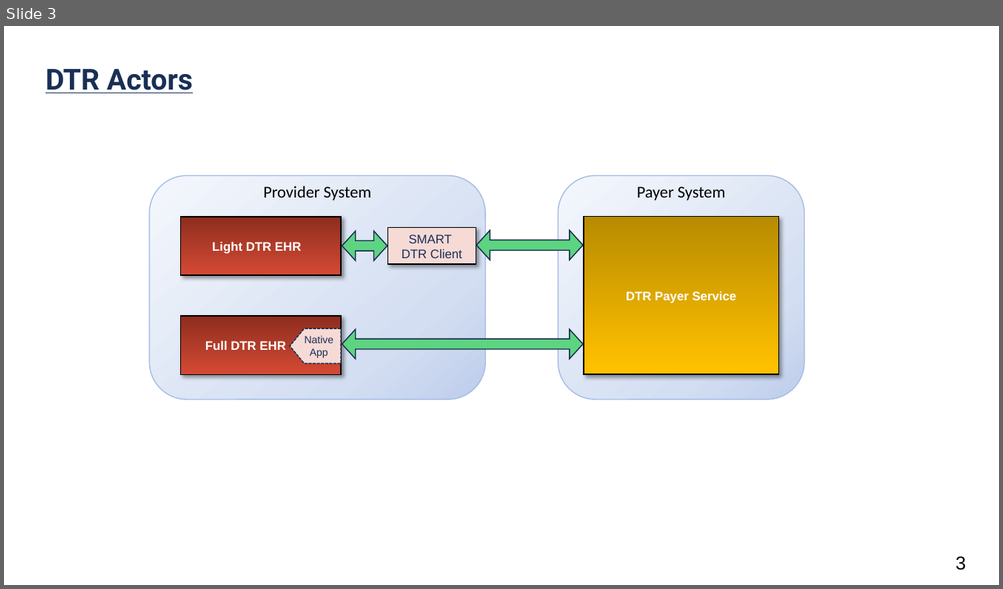
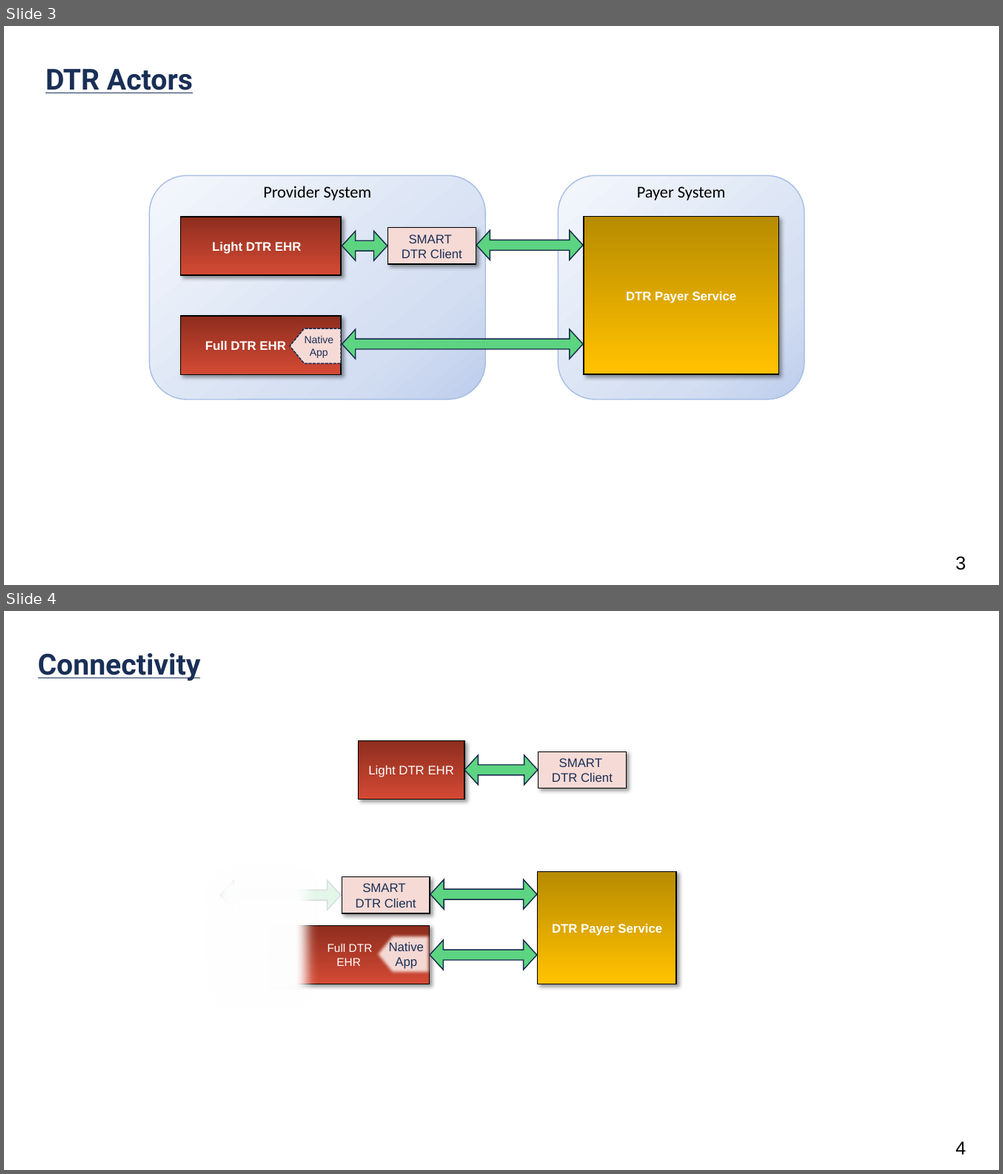
Before and after one commit to HL7/davinci-dtr, a slide deck: input/images-source/CRD_DTR_Flow.pptx. Shown one above the other, each under a label of ours: slide 3 before the commit, slides 3 and 4 after it. The pictures are 1003x589 and 1003x1174 pixels, drawn with LibreOffice and Linux fonts; fonts in the diff are those of the drawing. Boxes give left, top, right and bottom in pixels: in the first picture for what was removed or moved away, otherwise in the second. Text is boxed around its words. In the diff, an @@ line names an element or a change of style, - is before the commit and + after.

```diff
--- a/input/images-source/CRD_DTR_Flow.pptx
+++ b/input/images-source/CRD_DTR_Flow.pptx
@@ slide 4 added at [4, 611, 999, 1170], background #FFFFFF @@
@@ text added at [38, 653, 201, 681], 28 pt, text #192F56, bold, underline @@
+Connectivity
@@ rectangle added at [358, 741, 465, 800], fill gradient #8E2D1E to #D44A34, outline #000000 1 pt, 12 pt, text #FFFFFF @@
+Light DTR EHR
@@ left right arrow added at [464, 755, 538, 785], fill #5DD481, outline #16294B 1 pt @@
@@ rectangle added at [538, 752, 626, 789], fill #F6DAD5, outline #000000 1 pt, 12 pt, text #192F56 @@
+SMART
+DTR Client
@@ rectangle added at [199, 860, 326, 1016], fill #FFFFFF @@
@@ rectangle added at [215, 875, 341, 920], fill #FFFFFF at 83% opacity @@
@@ rectangle added at [538, 872, 676, 985], fill gradient #B88C00 to #FFC000, outline #000000 1 pt, 12 pt, text #FFFFFF, bold @@
+DTR Payer Service
@@ left right arrow added at [220, 880, 341, 910], fill #5DD481, outline #16294B 1 pt @@
@@ rectangle added at [342, 877, 430, 914], fill #F6DAD5, outline #000000 1 pt, 12 pt, text #192F56 @@
+SMART
+DTR Client
@@ left right arrow added at [430, 880, 537, 909], fill #5DD481, outline #16294B 1 pt @@
@@ rectangle added at [269, 925, 430, 985], fill gradient #8E2D1E to #D44A34, outline #000000 1 pt, 11 pt, text #FFFFFF @@
+Full DTR
+EHR
@@ pentagon arrow added at [373, 934, 431, 975], fill #F6DAD5, outline #16294B 1 pt dashed, 12 pt, text #192F56 @@
+Native App
@@ left right arrow added at [430, 941, 538, 971], fill #5DD481, outline #16294B 1 pt @@
@@ page number added at [955, 1142, 965, 1155], 18 pt, text #000000 @@
+4
```
Also in this commit, not shown: 1 slide changed.
